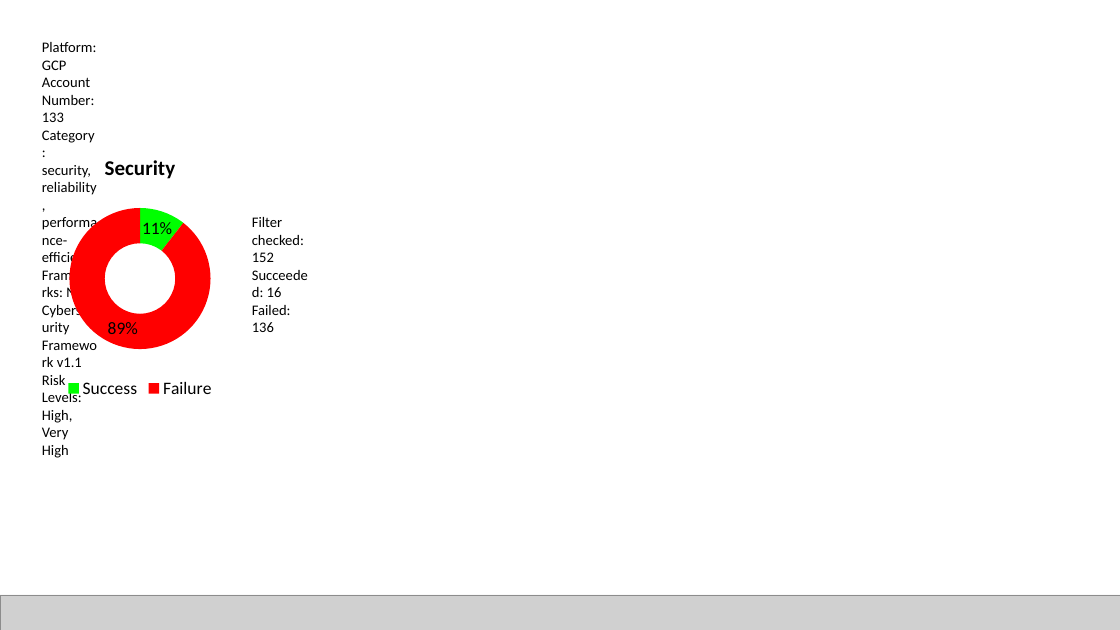
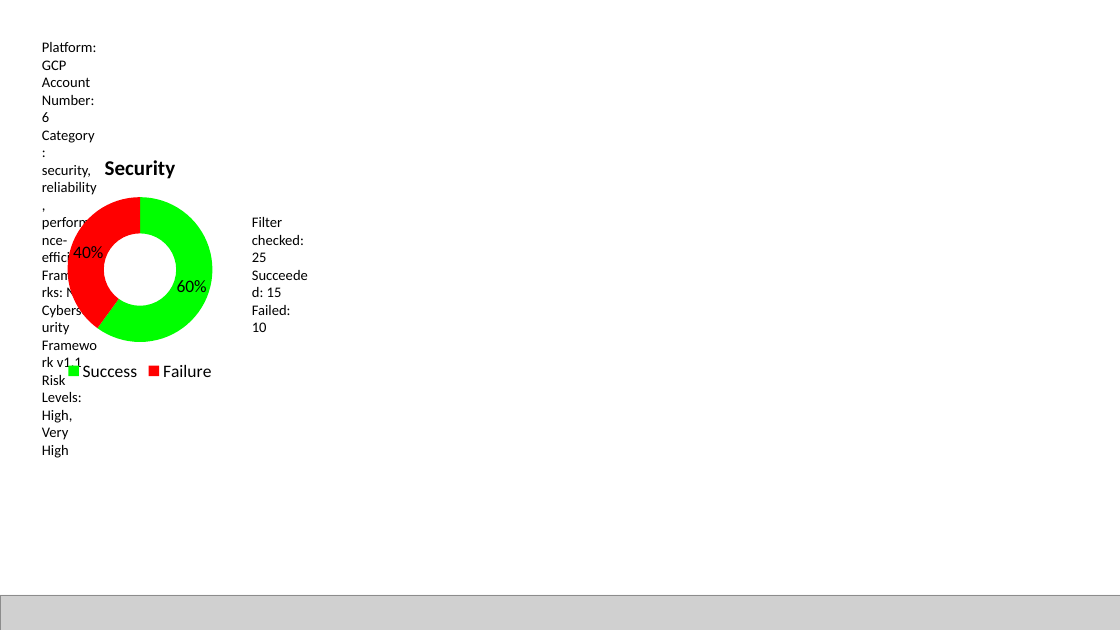
Before and after one commit to m3n3s/TM_Conformity, a slide deck: slide 3 of Executive Summary v1.pptx. Drawn at 1120x630 pixels with LibreOffice and Linux fonts; fonts in the diff are those of the drawing; grey boxes stand for pictures. Boxes give left, top, right and bottom in pixels: in the first picture for what was removed or moved away, otherwise in the second. Text is boxed around its words. In the diff, an @@ line names an element or a change of style, - is before the commit and + after.

```diff
--- a/Executive Summary v1.pptx
+++ b/Executive Summary v1.pptx
@@ text at (42, 77, 95, 122): text changed @@
-Account Number: 133
+Account Number: 6
@@ doughnut chart at (35, 140, 245, 385) @@
@@ Series 1, Success: 11 to 60 @@
@@ Series 1, Failure: 89 to 40 @@
@@ data labels of Series 1 added @@
@@ doughnut chart: place and size @@
-doughnut chart at (35, 140, 245, 402)
+doughnut chart at (35, 140, 245, 385)
@@ text at (252, 217, 304, 332): text changed @@
-Filter checked: 152
-Succeeded: 16
-Failed: 136
+Filter checked: 25
+Succeeded: 15
+Failed: 10
```
Also in this commit, not shown: 1 other slide changed, 2 other files.
